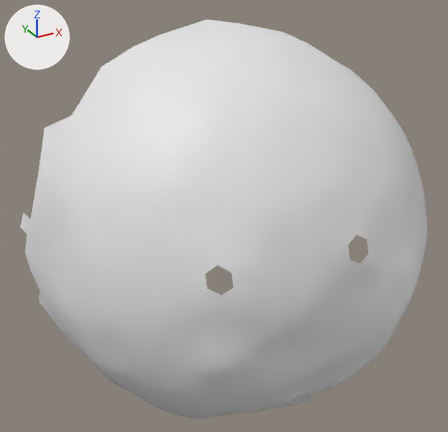
An edit to the OBJ model res/final/onecam_fullvolume/07/cleanedup/FullVolium.000290.obj, drawn before and after from the same camera.
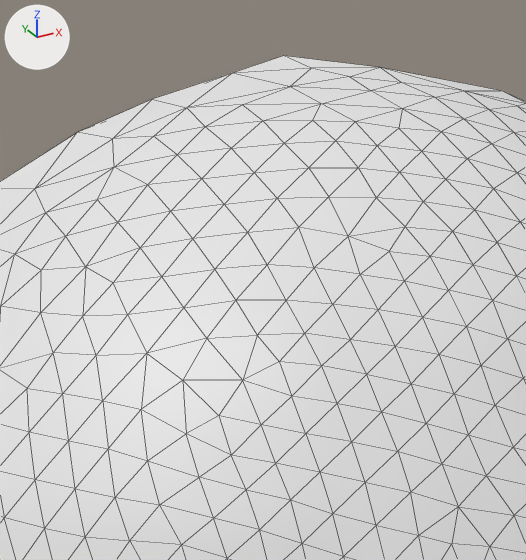
Each version is shown whole from a 50 mm camera at (478.1, -64.8, 280.6) aimed at (580.2, 120.9, 187.8), then close up on the part from 24% to 65% of the width and 0% to 46% of the height. The axes (+X, +Y, +Z) are drawn at upper left. The lights are the same throughout. The close-ups show mesh edges as thin lines. Where no turn or scale is listed for an object, it has been applied to the vertices.

The scene before the commit, as lines of its bpy script (objects in view):
```python
me_fullvolium_000290 = bpy.data.meshes.new('FullVolium.000290')
me_fullvolium_000290.from_pydata(...)  # 941 vertices, 1833 faces; spans x 513.6..657.2, y 62.7..167.6, z 109.6..254.3
# before: 845 (597.2, 139.6, 253.8) at pixel (379, 67), 846 (589.4, 143.8, 253.7) at pixel (311, 68), 847 (590.2, 153.0, 254.3) at pixel (283, 55), 863 (583.2, 154.3, 252.4) at pixel (232, 73)
ob_fullvolium_000290 = bpy.data.objects.new('FullVolium.000290', me_fullvolium_000290)
ob_fullvolium_000290.location = (0.0, 0.0, 0.0)
```
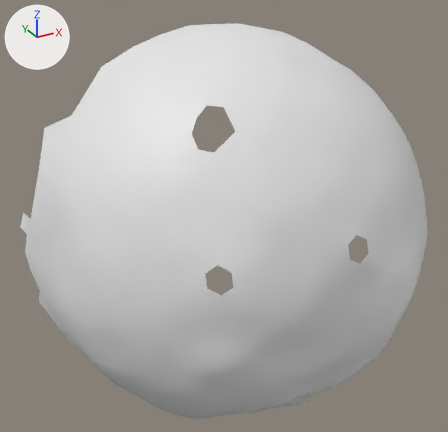
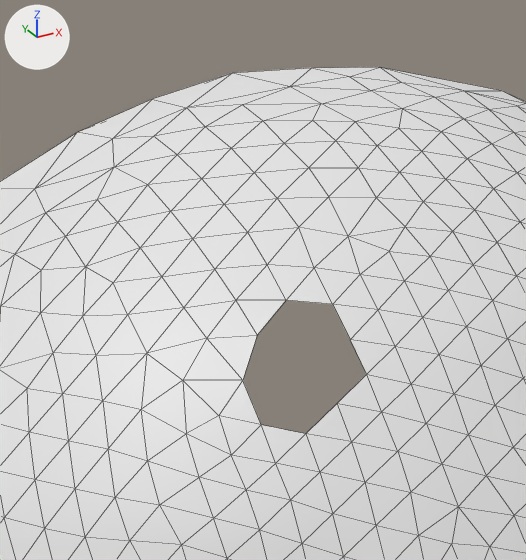
What differs and where, as boxes (x1, y1, x2, y2) in the close-ups (526 x 560 px):
```json
{"object": "FullVolium.000290", "change": "reshaped", "before": [0, 56, 526, 560], "after": [0, 67, 526, 560]}
{"part": 1, "of": "me_fullvolium_000290", "change": "deleted", "before": [243, 300, 366, 434]}
{"part": 2, "of": "me_fullvolium_000290", "change": "deleted", "before": [233, 56, 374, 73]}
```

Edits to the scene script, one JSON object a line:
```json
{"block": "me_fullvolium_000290", "where": "# used by ob_fullvolium_000290; location = (0.0, 0.0, 0.0)"}
{"block": "me_fullvolium_000290", "where": "# verts and faces of me_fullvolium_000290; kept vertices keep their numbers, new ones are numbered from 941"}
{"op": "remove", "block": "me_fullvolium_000290", "code": "me_fullvolium_000290.from_pydata(...)  # 941 vertices, 1833 faces; spans x 513.6..657.2, y 62.7..167.6, z 109.6..254.3"}
{"op": "add", "block": "me_fullvolium_000290", "code": "me_fullvolium_000290.from_pydata(...)  # 936 vertices, 1816 faces; spans x 513.6..657.2, y 62.7..167.6, z 109.6..253.8"}
{"block": "me_fullvolium_000290", "change": "me_fullvolium_000290 part 1"}
{"block": "me_fullvolium_000290", "change": "4 vertices are removed from x 559.7..563.5, y 92.7..96.6, z 227.6..232.9"}
{"block": "me_fullvolium_000290", "change": "15 faces are deleted"}
{"block": "me_fullvolium_000290", "change": "me_fullvolium_000290 part 2"}
{"op": "add", "block": "me_fullvolium_000290", "code": "delete_vertices([847])  # with the faces that use them"}
```
